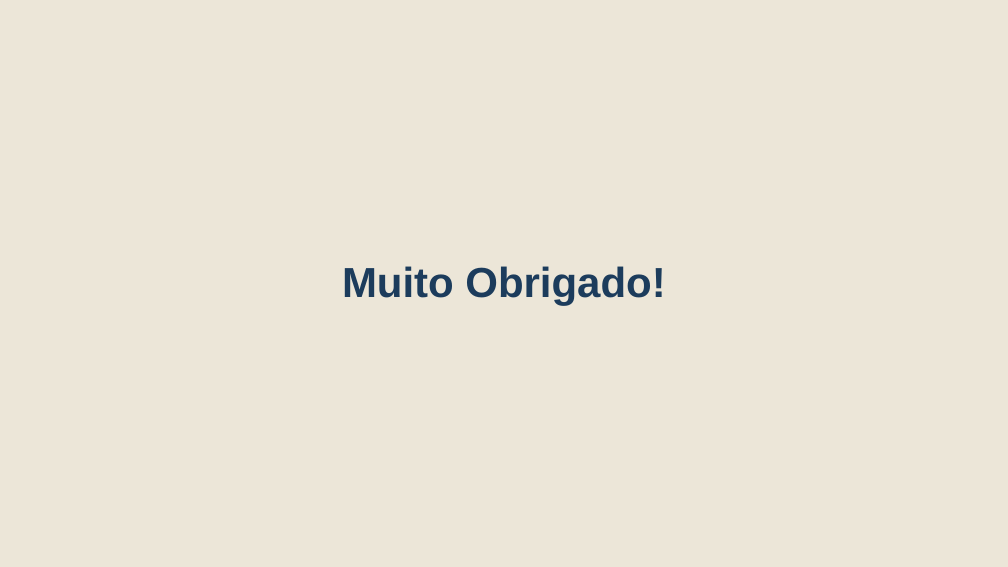
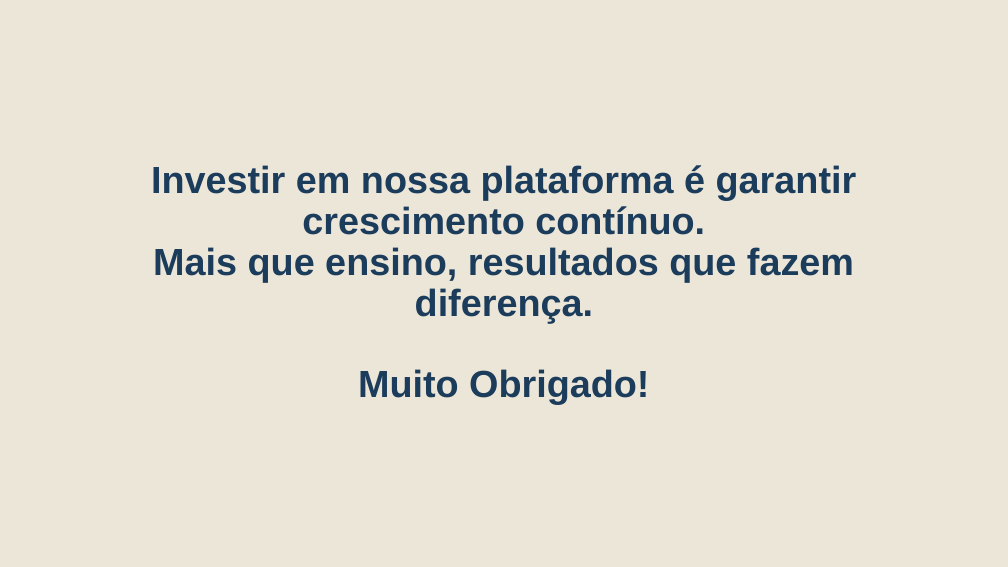
Before and after one commit to sandrorobertojunior/-ENTREGA-FINAL-BRISA, a slide deck: slide 7 of documentos/Apresentação Final do Projeto.pptx. Drawn at 1008x567 pixels with LibreOffice and Linux fonts; fonts in the diff are those of the drawing. Boxes give left, top, right and bottom in pixels: in the first picture for what was removed or moved away, otherwise in the second. Text is boxed around its words. In the diff, an @@ line names an element or a change of style, - is before the commit and + after.

```diff
--- a/documentos/Apresentação Final do Projeto.pptx
+++ b/documentos/Apresentação Final do Projeto.pptx
@@ title at (x1=151, y1=165, x2=857, y2=323): paragraphs added @@
+Investir em nossa plataforma é garantir crescimento contínuo.
+Mais que ensino, resultados que fazem diferença.
@@ title at (x1=358, y1=369, x2=649, y2=405): size 40 to 36 pt in "Muito Obrigado!" @@
```
Also in this commit, not shown: 2 other slides changed.
